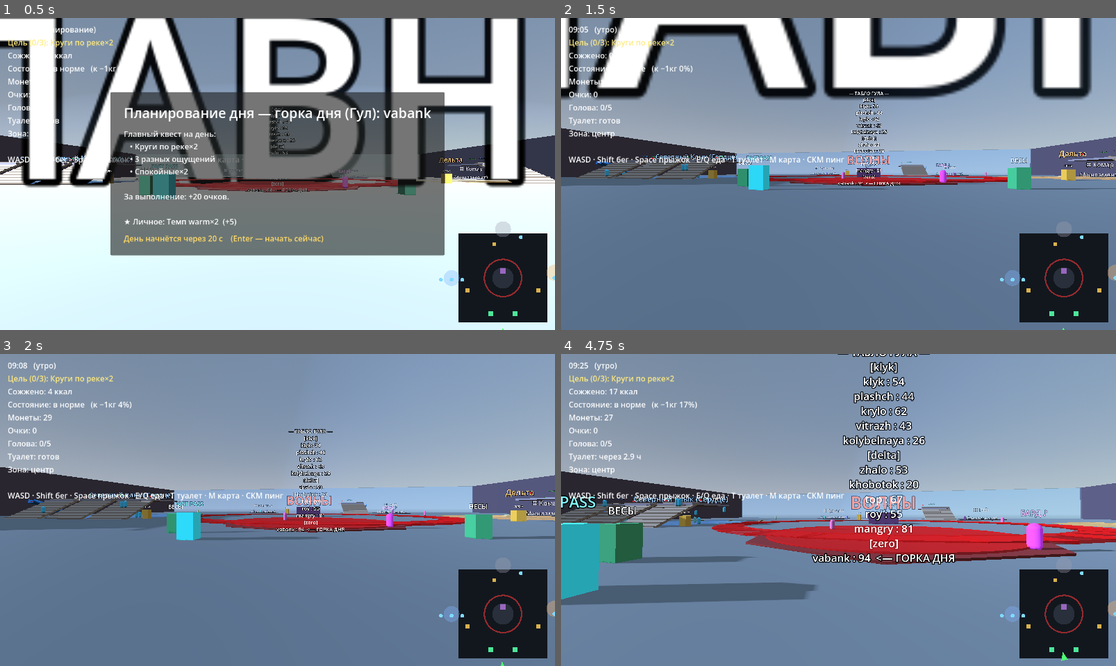
Above: before the commit, frames 1-4 (two rows, left to right).
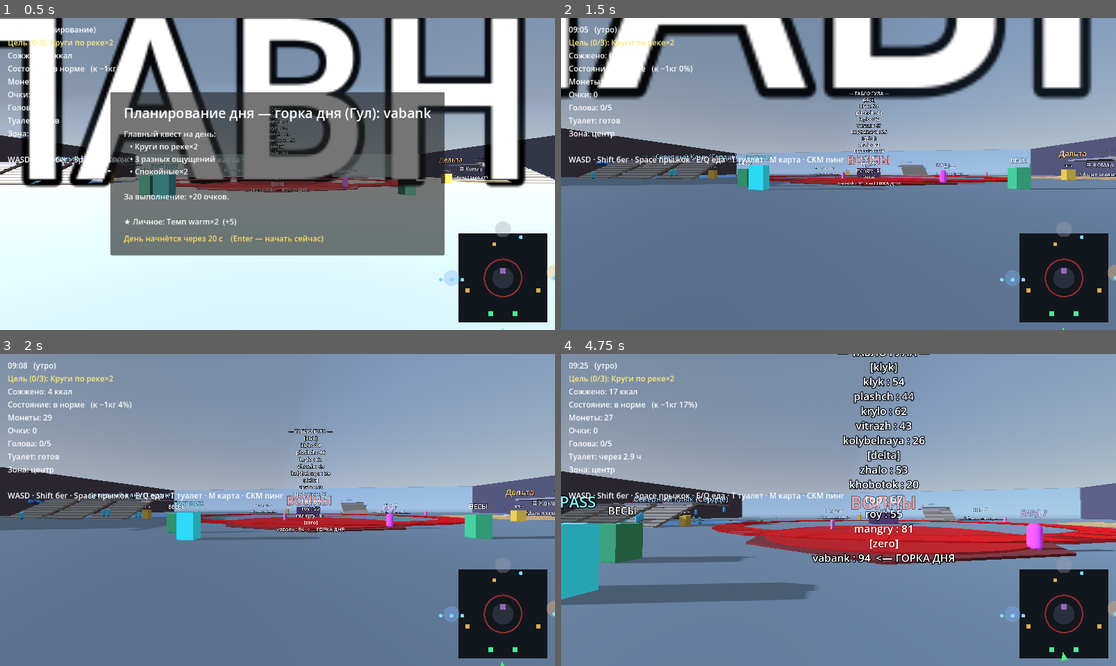
Above: after the commit, the same moments.

Repository: evangelipeep/Red-Wave
Game: Godot game, scene res://world/ParkGreybox.tscn
The game is run twice, just before and just after one commit, with the same random seed, the same clock (stepped at 60 frames per second) and the same inputs. The project has no main scene, so this scene is started directly.
Inputs (mouse positions are in pixels of both pictures, inside the frame that each line leads up to):
- Up to frame 1 (0.5 s): no input
- Up to frame 2 (1.5 s): tap Enter (ui_accept) at 0.5 s; drag from (1066, 276) to (894, 105) at 0.52 s; move the mouse to (810, 174) at 1.27 s; hold W (move_forward) from 1.28 s (still down); tap E (eat_snack) at 1.35 s
- Up to frame 3 (2 s): keep holding W (move_forward); tap Space (jump) at 1.52 s
- Up to frame 4 (4.75 s): keep holding W (move_forward); move the mouse to (849, 503) at 2.02 s; hold Middle mouse button (ping) 2.03-2.78 s; move the mouse to (832, 516) at 2.77 s; tap Shift (sprint) at 2.85 s; click (832, 516) at 2.92 s; tap Space (jump) at 3.02, 3.77, 4.52 s; move the mouse to (877, 513) at 3.52 s; hold T (toilet) 3.53-4.28 s; move the mouse to (794, 506) at 4.27 s; tap Q (eat_meal) at 4.35 s

Frame 1 is identical in both runs. In frame 2, less than 0.1% of the frame differs, in the area x 5-77%, y 46-52%; in frame 3, 0.1%; in frame 4, 0.2%, in the area x 7-81%, y 46-57%.

Commit message:
feat(nav): NavMesh — NPC и посетители ходят по навмешу (обход препятствий)
- NavigationRegion3D + запекание по группе navsource (пол/стены/трубы/дно/пандусы)
- запекание на старте дня (после постройки горок); подтверждено 262 полигона
- NPCAgent и Visitor ведёт NavigationAgent3D; без навмеша — деградация в прямую + анти-стак
- проверено: NPC ходят по навмешу и катаются на всех горках (46 заездов за прогон)

Co-Authored-By: Claude Opus 4.8 <noreply@anthropic.com>

Diff:
--- a/systems/npc/NPCAgent.gd
+++ b/systems/npc/NPCAgent.gd
@@ -24,6 +24,7 @@
 var _stuck_t: float = 0.0
 var _grav: float = ProjectSettings.get_setting("physics/3d/default_gravity", 18.0)
 var _col: CollisionShape3D
+var _nav: NavigationAgent3D
 
 func _ready() -> void:
 	var cap := CapsuleShape3D.new()
@@ -43,6 +44,11 @@
 	mesh.material_override = mat
 	mesh.position = Vector3(0, 0.9, 0)
 	add_child(mesh)
+	_nav = NavigationAgent3D.new()
+	_nav.path_desired_distance = 0.6
+	_nav.target_desired_distance = 0.6
+	_nav.avoidance_enabled = false
+	add_child(_nav)
 
 func setup(b: int) -> void:
 	behavior = b
@@ -98,8 +104,11 @@
 				_decide_next()
 
 func _step(target: Vector3, delta: float) -> void:
-	var flat := Vector3(target.x - global_position.x, 0.0, target.z - global_position.z)
-	if flat.length() > 0.5:
+	# Идём по навмешу (обход препятствий); без навмеша агент вернёт прямую к цели.
+	_nav.target_position = target
+	var next := _nav.get_next_path_position()
+	var flat := Vector3(next.x - global_position.x, 0.0, next.z - global_position.z)
+	if flat.length() > 0.3:
 		var dir := flat.normalized()
 		velocity.x = dir.x * speed
 		velocity.z = dir.z * speed
--- a/systems/npc/Visitor.gd
+++ b/systems/npc/Visitor.gd
@@ -9,6 +9,7 @@
 var _retarget_t: float = 0.0
 var _stuck_t: float = 0.0
 var _grav: float = ProjectSettings.get_setting("physics/3d/default_gravity", 18.0)
+var _nav: NavigationAgent3D
 
 func _ready() -> void:
 	var cap := CapsuleShape3D.new()
@@ -28,6 +29,11 @@
 	mesh.material_override = mat
 	mesh.position = Vector3(0, 0.9, 0)
 	add_child(mesh)
+	_nav = NavigationAgent3D.new()
+	_nav.path_desired_distance = 0.6
+	_nav.target_desired_distance = 0.6
+	_nav.avoidance_enabled = false
+	add_child(_nav)
 	global_position = _rand_point()
 	_pick()
 
@@ -40,8 +46,11 @@
 	_stuck_t = 0.0
 
 func _physics_process(delta: float) -> void:
-	var flat := Vector3(_target.x - global_position.x, 0.0, _target.z - global_position.z)
-	if flat.length() > 1.0:
+	_nav.target_position = _target
+	var next := _nav.get_next_path_position()
+	var flat := Vector3(next.x - global_position.x, 0.0, next.z - global_position.z)
+	var to_target := Vector3(_target.x - global_position.x, 0.0, _target.z - global_position.z)
+	if flat.length() > 0.4:
 		var dir := flat.normalized()
 		velocity.x = dir.x * speed
 		velocity.z = dir.z * speed
@@ -53,11 +62,11 @@
 
 	_retarget_t -= delta
 	var rv := get_real_velocity()
-	if Vector2(rv.x, rv.z).length() < 0.3 and flat.length() > 1.5:
+	if Vector2(rv.x, rv.z).length() < 0.3 and to_target.length() > 1.5:
 		_stuck_t += delta
 	else:
 		_stuck_t = 0.0
-	if _retarget_t <= 0.0 or flat.length() <= 1.0:
+	if _retarget_t <= 0.0 or to_target.length() <= 1.0:
 		_pick()
 	elif _stuck_t > 4.0:
 		global_position = Vector3(_target.x, global_position.y, _target.z)  # аварийно
--- a/systems/slide/SlideRail.gd
+++ b/systems/slide/SlideRail.gd
@@ -141,6 +141,7 @@
 	plat.use_collision = true
 	plat.position = Vector3(_top_local.x, _top_local.y - 0.2, _top_local.z + 4.0)
 	plat.material = _make_material(Color(0.55, 0.55, 0.62), false)
+	plat.add_to_group("navsource")
 	add_child(plat)
 
 	# Пандус-лестница с земли на платформу (проходимая коллизия + визуальные ступени).
@@ -152,6 +153,7 @@
 	ramp.use_collision = true
 	ramp.material = _make_material(Color(0.6, 0.55, 0.5), false)
 	ramp.transform = Transform3D(Basis.looking_at((top - base).normalized(), Vector3.UP), (base + top) * 0.5)
+	ramp.add_to_group("navsource")
 	add_child(ramp)
 	var steps := 9
 	for i in range(steps):
@@ -202,6 +204,7 @@
 	tube.path_interval = 1.0
 	tube.smooth_faces = true
 	tube.use_collision = true
+	tube.add_to_group("navsource")   # труба — препятствие для навмеша
 	add_child(tube)
 	tube.path_node = tube.get_path_to(_path)
 	tube.material = _make_material(Color(0.2, 0.55, 0.95), false)   # непрозрачная — горку видно
@@ -243,6 +246,7 @@
 	basin.size = Vector3(_pool_radius * 2 + 4, 0.4, _pool_radius * 2 + 4)
 	basin.use_collision = true
 	basin.position = Vector3(_pool_center.x, _pool_floor_y - 0.2, _pool_center.z)
+	basin.add_to_group("navsource")
 	add_child(basin)
 
 	var water := MeshInstance3D.new()
--- a/world/ParkBuilder.gd
+++ b/world/ParkBuilder.gd
@@ -31,9 +31,13 @@
 	{"id": "shop_zero",  "pos": Vector3(-10, 0, -38)},
 ]
 
+var _nav: NavigationRegion3D
+
 func _ready() -> void:
 	_build_ground()
 	_build_walls_and_dome()
+	_setup_nav()
+	EventBus.run_started.connect(_bake_nav)
 	_build_pad(WAVE_POOL, WAVE_RADIUS + 2.0, Color(0.5, 0.2, 0.2))
 	_build_wave_pool()
 	_build_capillary()
@@ -75,7 +79,8 @@
 	var ground := CSGCombiner3D.new()
 	ground.name = "Ground"
 	ground.use_collision = true
-	ground.add_to_group("ground")   # горки сами выкопают ямы под бассейны
+	ground.add_to_group("ground")     # горки сами выкопают ямы под бассейны
+	ground.add_to_group("navsource")  # пол — источник для запекания навмеша
 	add_child(ground)
 	var floor_box := CSGBox3D.new()
 	floor_box.size = Vector3(HALF_X * 2, 14, HALF_Z * 2)
@@ -110,7 +115,32 @@
 	w.position = pos
 	w.use_collision = true
 	w.material = mat
+	w.add_to_group("navsource")   # стены — препятствия для навмеша
 	add_child(w)
+
+func _setup_nav() -> void:
+	_nav = NavigationRegion3D.new()
+	_nav.name = "NavRegion"
+	var nm := NavigationMesh.new()
+	nm.cell_size = 0.25
+	nm.cell_height = 0.2
+	nm.agent_radius = 0.5
+	nm.agent_height = 1.8
+	nm.agent_max_slope = 45.0
+	nm.agent_max_climb = 0.5
+	nm.geometry_parsed_geometry_type = NavigationMesh.PARSED_GEOMETRY_STATIC_COLLIDERS
+	nm.geometry_source_geometry_mode = NavigationMesh.SOURCE_GEOMETRY_GROUPS_WITH_CHILDREN
+	nm.geometry_source_group_name = "navsource"
+	_nav.navigation_mesh = nm
+	add_child(_nav)
+
+func _bake_nav() -> void:
+	# Запекаем после старта дня — к этому моменту все горки/препятствия построены.
+	if _nav == null:
+		return
+	_nav.bake_navigation_mesh(false)   # синхронно
+	var polys := _nav.navigation_mesh.get_polygon_count()
+	print("[Nav] навмеш запечён: полигонов = %d" % polys)
 
 func _build_pad(pos: Vector3, r: float, col: Color) -> void:
 	var pad := CSGCylinder3D.new()
